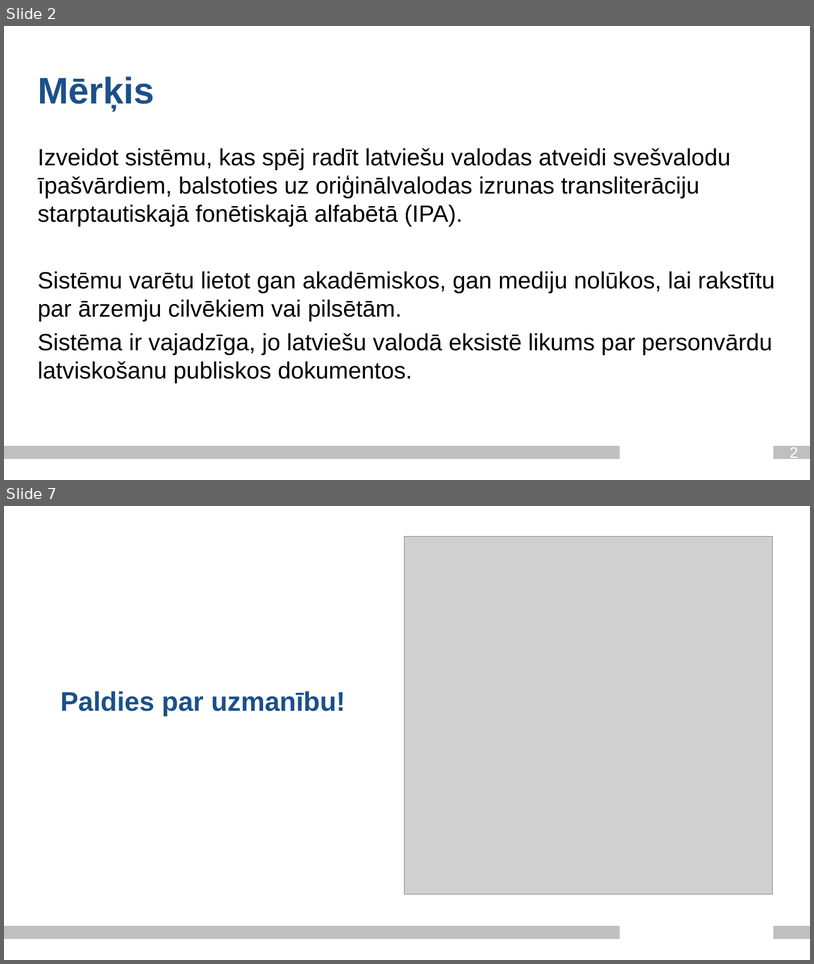
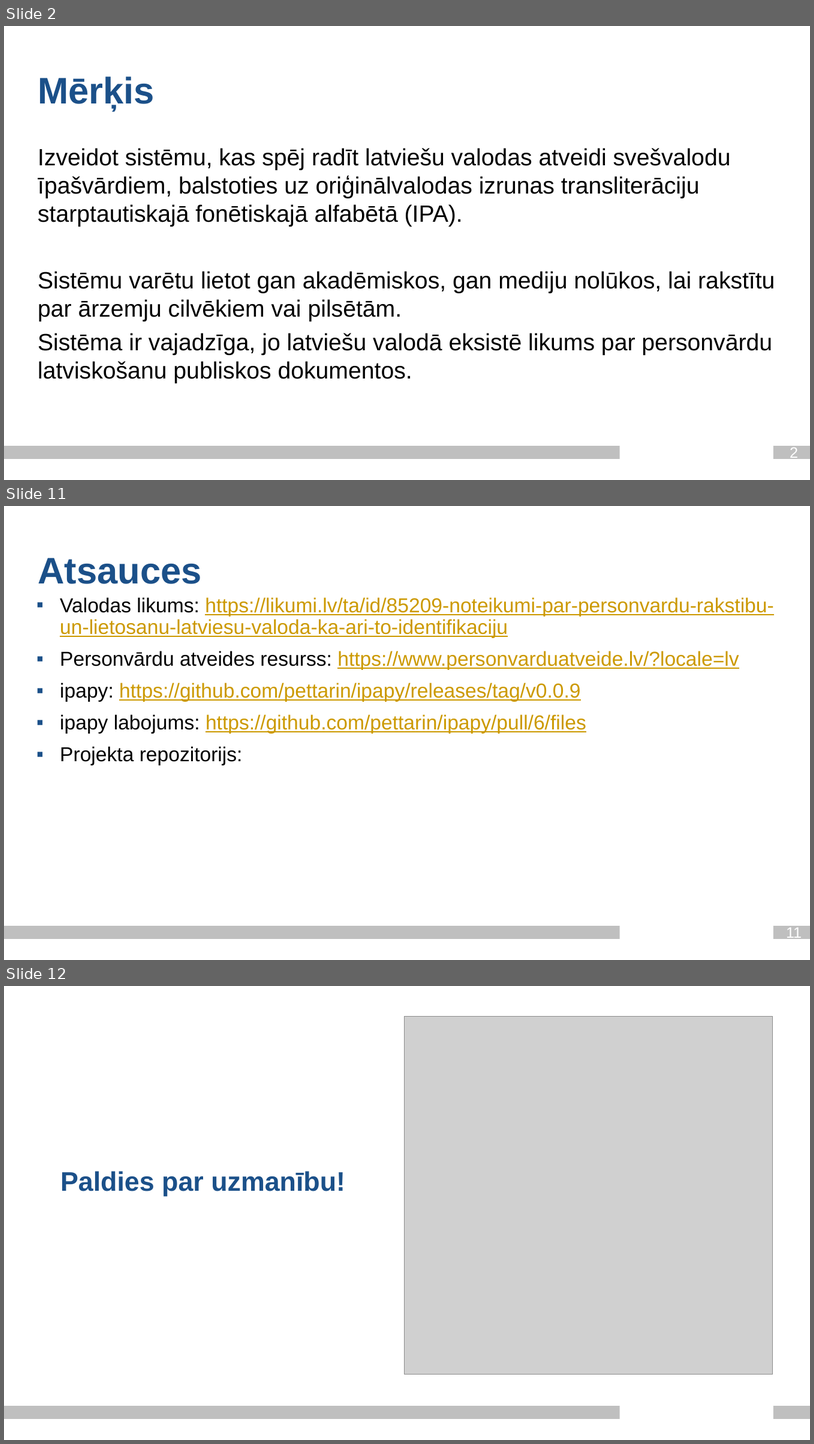
Before and after one commit to Paddlebear/valteh-ipa-translit, a slide deck: docs/valodasprez_2_ag21201_je21033.pptx. Shown one above the other, each under a label of ours: slides 2 and 7 before the commit, slides 2, 11 and 12 after it; the slides between them are not shown. The pictures are 814x964 and 814x1444 pixels, drawn with LibreOffice and Linux fonts; fonts in the diff are those of the drawing; grey boxes stand for pictures; background and template pictures are left out. Boxes give left, top, right and bottom in pixels: in the first picture for what was removed or moved away, otherwise in the second. Text is boxed around its words. In the diff, an @@ line names an element or a change of style, - is before the commit and + after.

```diff
--- a/docs/valodasprez_2_ag21201_je21033.pptx
+++ b/docs/valodasprez_2_ag21201_je21033.pptx
@@ slide 11 added at (4,506,810,960), background #FFFFFF; not listed: 2 template elements that a slide beside it also shows @@
@@ title added at (38,558,202,584), 44 pt, text #1B5089, bold @@
+Atsauces
@@ text added at (60,597,774,765), 24 pt, text #CC9900, underline @@
+▪ Valodas likums: https://likumi.lv/ta/id/85209-noteikumi-par-personvardu-rakstibu-un-lietosanu-latviesu-valoda-ka-ari-to-identifikaciju
+▪ Personvārdu atveides resurss: https://www.personvarduatveide.lv/?locale=lv
+▪ ipapy: https://github.com/pettarin/ipapy/releases/tag/v0.0.9
+▪ ipapy labojums: https://github.com/pettarin/ipapy/pull/6/files
+▪ Projekta repozitorijs:
@@ page number added at (786,927,802,941), 18 pt, text #FFFFFF @@
+11
@@ what was slide 7 is now slide 12 @@
```
Also in this commit, not shown: 3 slides changed, 6 other slides added, 2 slides removed.
